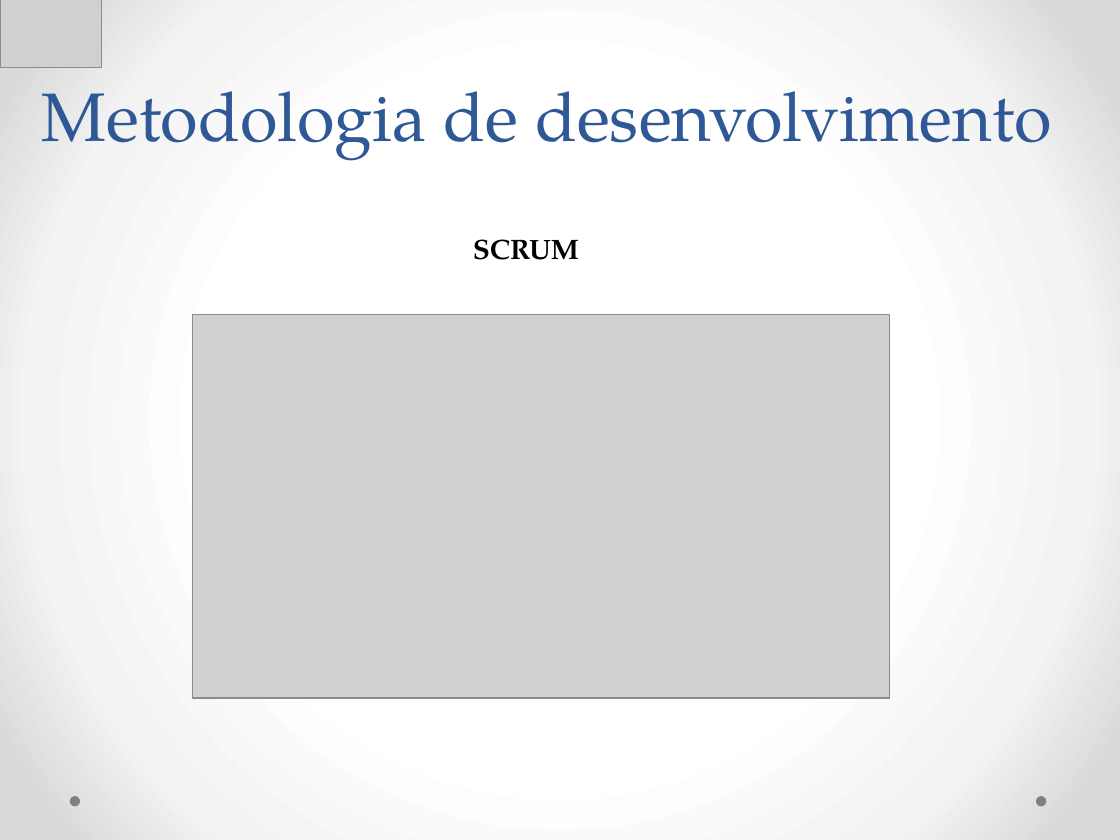
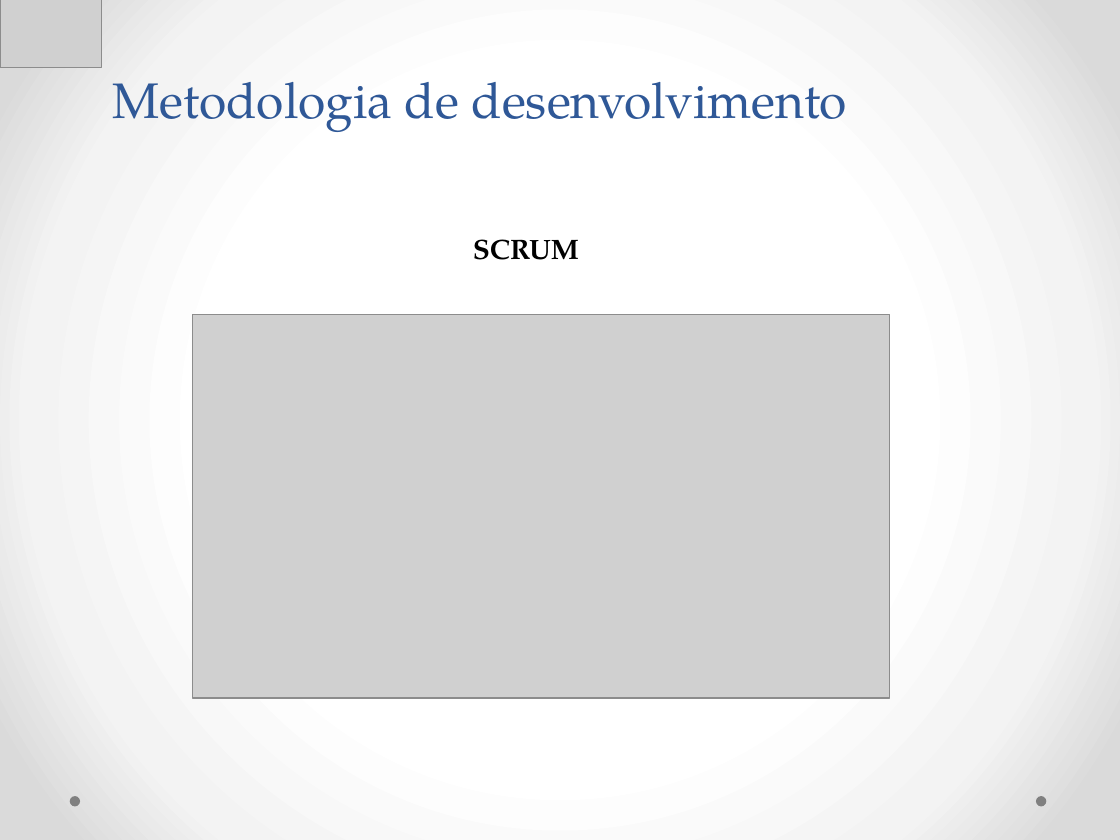
Before and after one commit to Neimarmg/TCC, a slide deck: slide 17 of Ppt-Andamento.pptx. Drawn at 1120x840 pixels with LibreOffice and Linux fonts; fonts in the diff are those of the drawing; grey boxes stand for pictures. Boxes give left, top, right and bottom in pixels: in the first picture for what was removed or moved away, otherwise in the second. Text is boxed around its words. In the diff, an @@ line names an element or a change of style, - is before the commit and + after.

```diff
--- a/Ppt-Andamento.pptx
+++ b/Ppt-Andamento.pptx
@@ title "Metodologia de desenvolvimento": place and size @@
-title "Metodologia de desenvolvimento" at <box>42,91,1051,161</box>
+title "Metodologia de desenvolvimento" at <box>113,82,847,132</box>
@@ title "Metodologia de desenvolvimento" at <box>113,82,847,132</box>: size 44 to 32 pt; alignment centre to left @@
```
Also in this commit, not shown: 19 other slides changed, 4 slides added, 8 slides removed.
